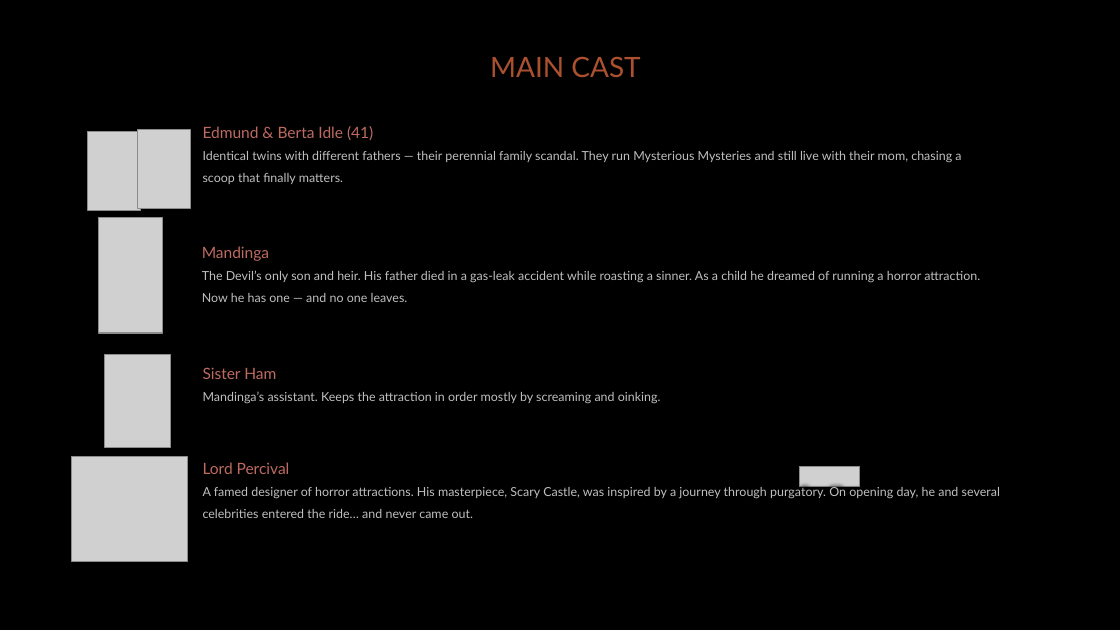
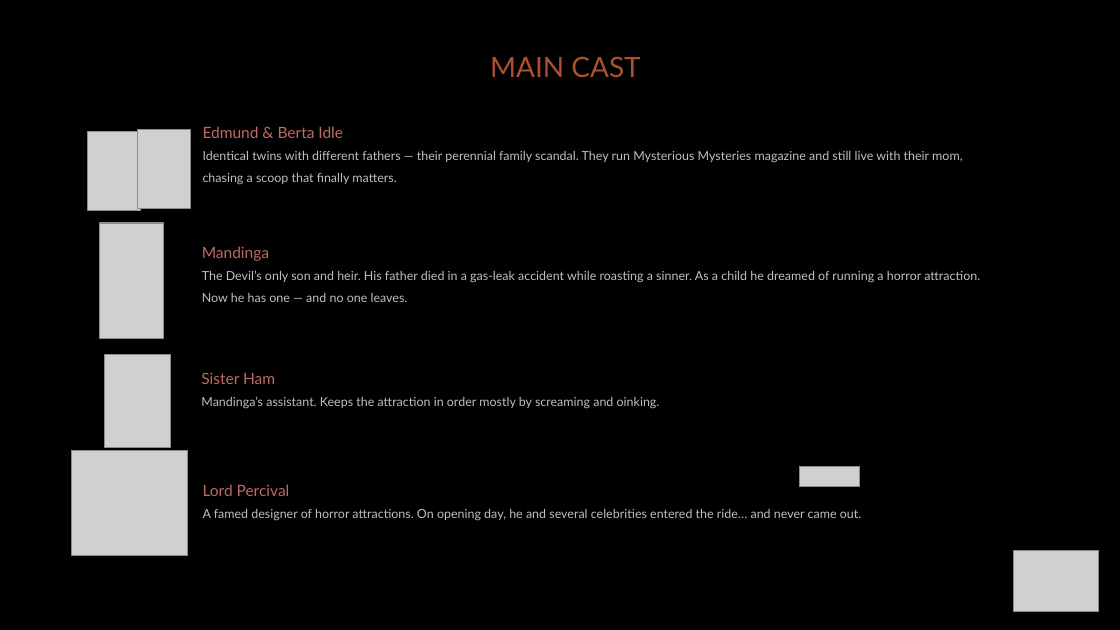
Before and after one commit to diegohcanepa/Remizione, a slide deck: slide 7 of Pitch Deck.pptx. Drawn at 1120x630 pixels with LibreOffice and Linux fonts; fonts in the diff are those of the drawing; grey boxes stand for pictures; background and template pictures are left out. Boxes give left, top, right and bottom in pixels: in the first picture for what was removed or moved away, otherwise in the second. Text is boxed around its words. In the diff, an @@ line names an element or a change of style, - is before the commit and + after.

```diff
--- a/Pitch Deck.pptx
+++ b/Pitch Deck.pptx
@@ text at (203, 126, 962, 185): text changed @@
-Edmund & Berta Idle (41)
-Identical twins with different fathers — their perennial family scandal. They run Mysterious Mysteries and still live with their mom, chasing a scoop that finally matters.
+Edmund & Berta Idle
+Identical twins with different fathers — their perennial family scandal. They run Mysterious Mysteries magazine and still live with their mom, chasing a scoop that finally matters.
@@ picture: place and size @@
-picture at (99, 217, 162, 333)
+picture at (100, 223, 164, 338)
@@ text "Sister Ham": place and size @@
-text "Sister Ham" at (203, 367, 661, 404)
+text "Sister Ham" at (201, 372, 660, 409)
@@ picture: place and size @@
-picture at (72, 457, 187, 562)
+picture at (72, 450, 187, 556)
@@ text "Lord Percival": place and size @@
-text "Lord Percival" at (203, 462, 1000, 518)
+text "Lord Percival" at (203, 484, 861, 521)
@@ text at (203, 509, 861, 521): text changed @@
-A famed designer of horror attractions. His masterpiece, Scary Castle, was inspired by a journey through purgatory. On opening day, he and several celebrities entered the ride… and never came out.
+A famed designer of horror attractions. On opening day, he and several celebrities entered the ride… and never came out.
@@ picture added at (1014, 550, 1099, 612) @@
```
Also in this commit, not shown: 12 other slides changed, 1 slide removed, 18 other files.
